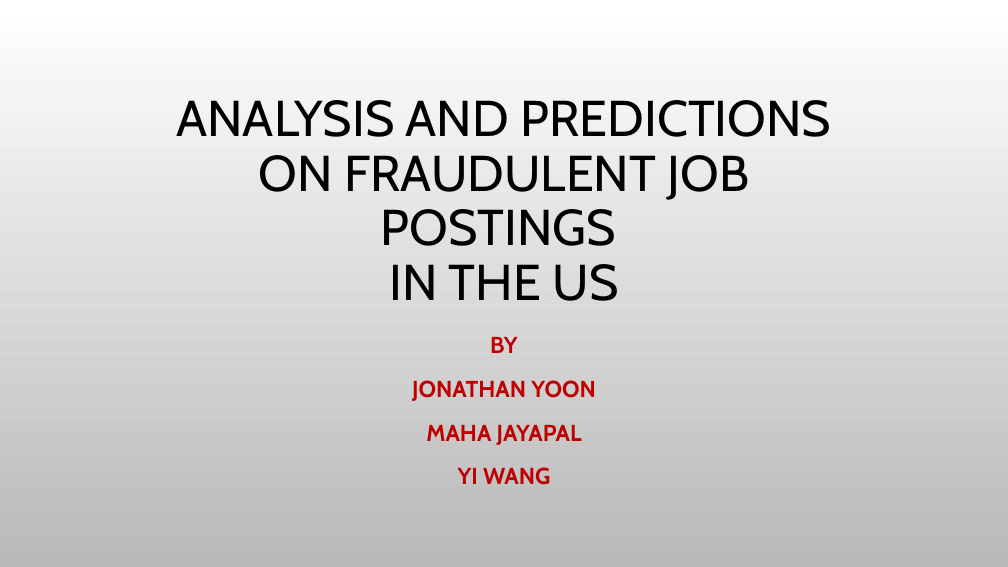
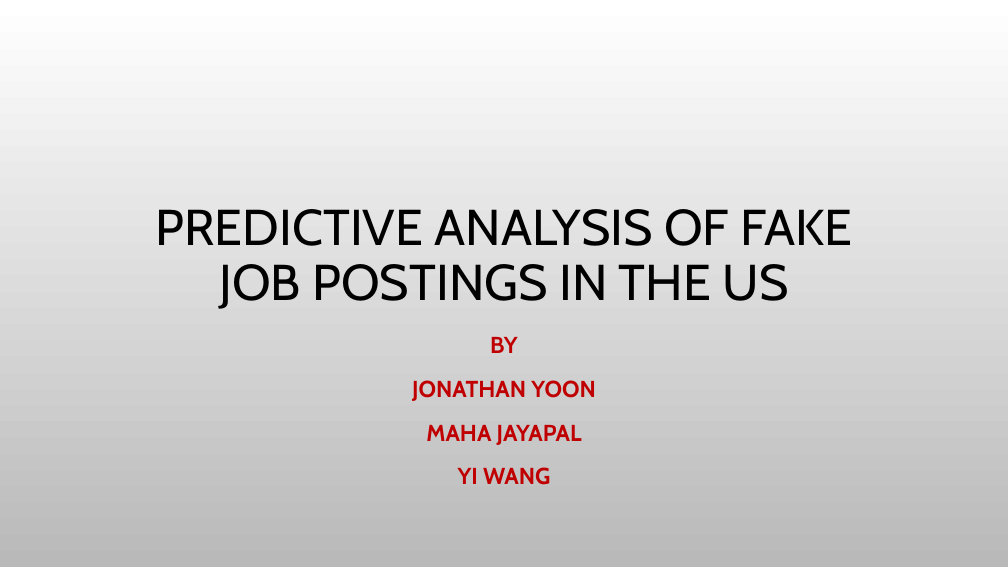
Before and after one commit to hjyoon16/Fake_Job_Post_Classification, a slide deck: slide 1 of 502projectPresentation.pptx. Drawn at 1008x567 pixels with LibreOffice and Linux fonts; fonts in the diff are those of the drawing; background and template pictures are left out. Boxes give left, top, right and bottom in pixels: in the first picture for what was removed or moved away, otherwise in the second. Text is boxed around its words. In the diff, an @@ line names an element or a change of style, - is before the commit and + after.

```diff
--- a/502projectPresentation.pptx
+++ b/502projectPresentation.pptx
@@ title at (x1=156, y1=209, x2=853, y2=309): text changed @@
-ANALYSIS AND PREDICTIONS ON FRAUDULENT JOB POSTINGS
-IN THE US
+PREDICTIVE ANALYSIS OF FAKE JOB POSTINGS IN THE US
```
Also in this commit, not shown: 6 other slides changed, 3 slides added, 2 slides removed.
